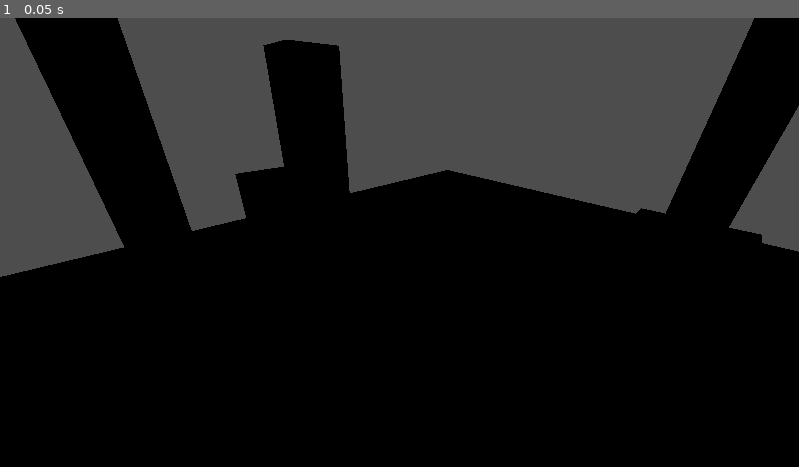
Above: before the commit, frame 1.
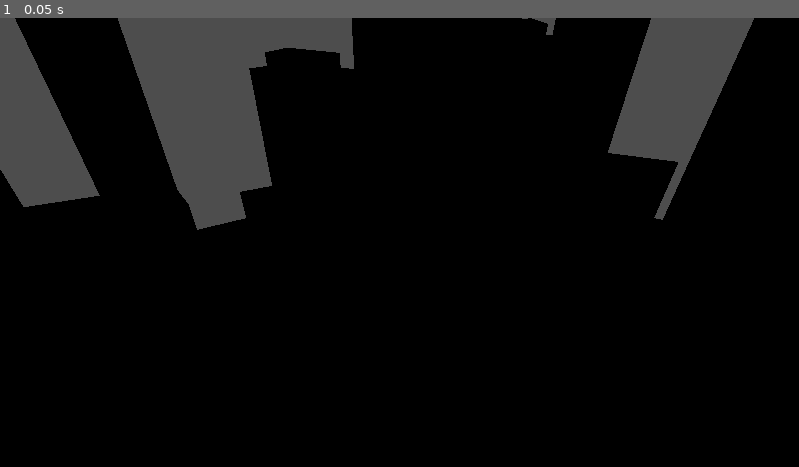
Above: after the commit, the same moment.

Repository: npoy/3d-roguelike-poc
Game: Godot game, scene res://Level/LevelGenerator/LevelGenerator.tscn
Two runs of this game, one before a commit and one after it. Both use one fixed random seed, a clock stepped at 60 frames per second and the inputs below.
Inputs:
- Up to frame 1 (0.05 s): no input

The runs differ from the first frame. In frame 1, 18% of the frame differs, in the area x 0-100%, y 0-58%.

Commit message:
Added color to level generation -WIP-

Diff:
--- a/Level/LevelGenerator/LevelGenerator.gd
+++ b/Level/LevelGenerator/LevelGenerator.gd
@@ -38,6 +38,13 @@
 	get: return rng_seed
 	set(value):
 		rng_seed = value
+		generate_map()
+
+@export var foreground_color: Color
+@export var background_color: Color:
+	get: return background_color
+	set(value):
+		background_color = value
 		generate_map()
 
 var map_coords: Array = []
@@ -87,16 +94,23 @@
 	var obstacle_qty: int = map_coords.size() * obstacle_density
 	if (obstacle_qty > 0):
 		for coord in map_coords.slice(0, obstacle_qty):
-			add_obstacle_at(coord)
+			create_obstacle_at(coord)
 
-func add_obstacle_at(coord: Coord):
+func create_obstacle_at(coord: Coord):
 	var obstacle_position: Vector3 = Vector3(coord.x, 0, coord.z)
 	obstacle_position -= Vector3(map_width/2, 0, map_depth/2)
 	var obstacle: CSGBox3D = ObstacleScene.instantiate()
+
+	var material := StandardMaterial3D.new()
+	material.albedo_color = get_color_at_depth(coord.z)
+
+	obstacle.material = material
 	obstacle.height = get_obstacle_height()
-	print(obstacle.get_size().y)
 	obstacle.global_transform.origin = obstacle_position + Vector3(0, obstacle.get_size().y/2, 0)
 	add_child(obstacle)
 
 func get_obstacle_height():
 	return randf_range(obstacle_min_height, obstacle_max_height)
+
+func get_color_at_depth(z: int):
+	return background_color.lerp(foreground_color, float(z)/map_depth)
--- a/Level/LevelGenerator/LevelGenerator.tscn
+++ b/Level/LevelGenerator/LevelGenerator.tscn
@@ -10,9 +10,10 @@
 ObstacleScene = ExtResource("3_bq0al")
 map_width = 19
 map_depth = 15
-obstacle_density = 0.05
-obstacle_min_height = 1.419
+obstacle_density = 0.45
 rng_seed = 1
+foreground_color = Color(0.32549, 0.584314, 0.901961, 1)
+background_color = Color(0.631373, 0.87451, 0, 1)
 
 [node name="Camera3D" type="Camera3D" parent="."]
 transform = Transform3D(0.739468, 0.302579, -0.60136, 0.00859971, 0.888977, 0.457871, 0.673137, -0.343752, 0.654768, 0, 3.31132, 0)
